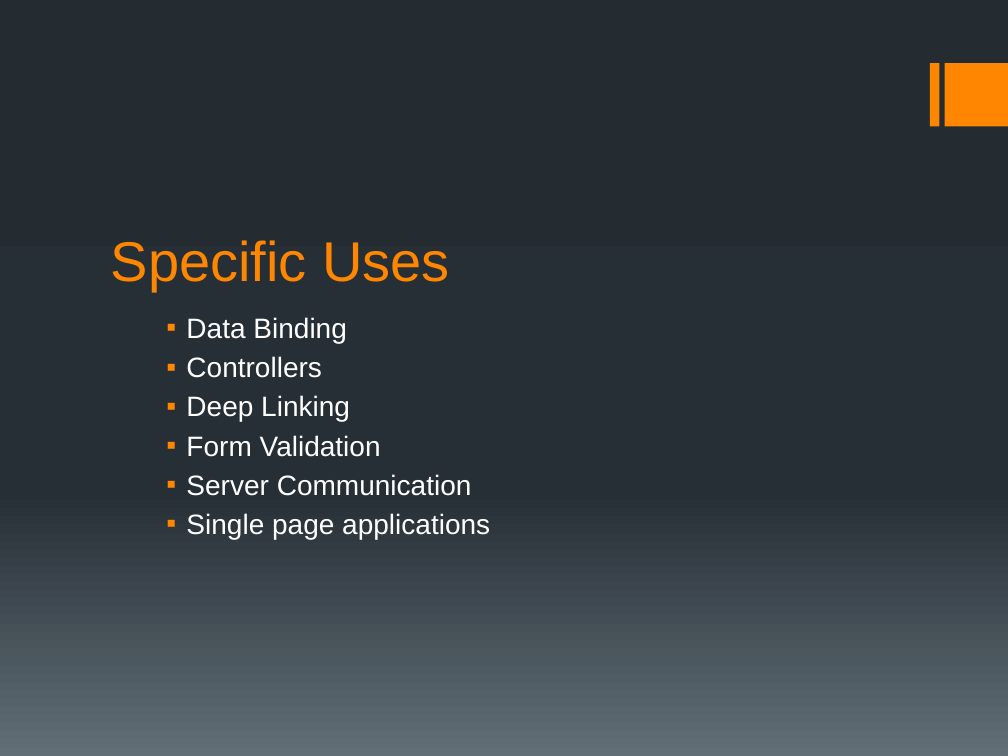
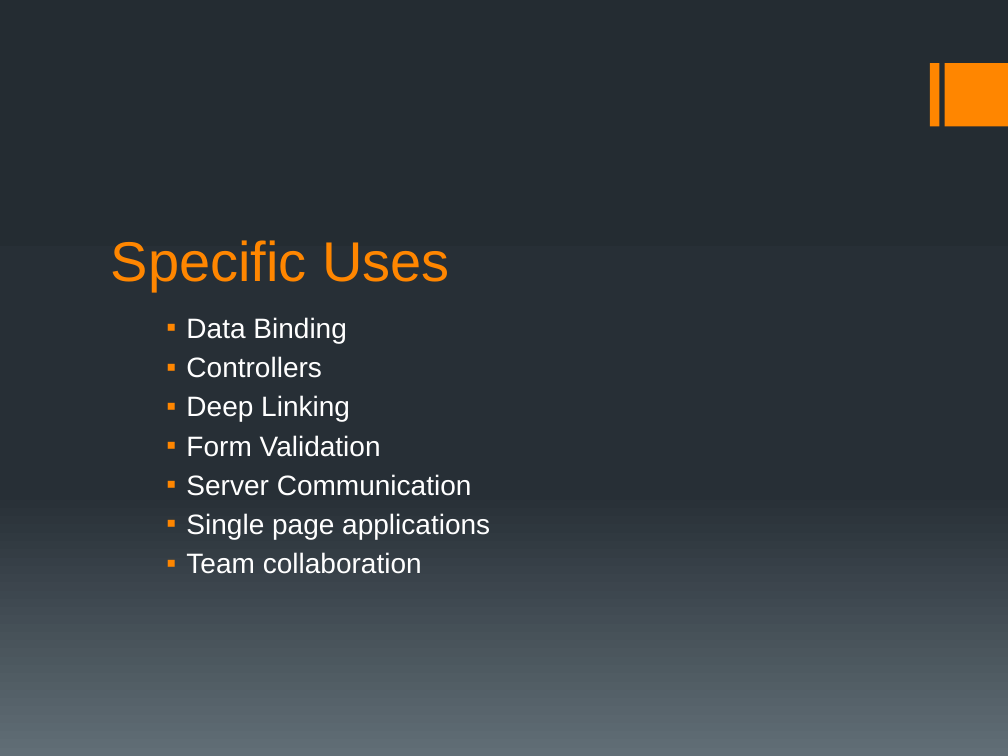
Before and after one commit to motobreath/angular_presentation, a slide deck: slide 4 of angular presentation.pptx. Drawn at 1008x756 pixels with LibreOffice and Linux fonts; fonts in the diff are those of the drawing. Boxes give left, top, right and bottom in pixels: in the first picture for what was removed or moved away, otherwise in the second. Text is boxed around its words. In the diff, an @@ line names an element or a change of style, - is before the commit and + after.

Commit message:
added a slide about team collaboration

```diff
--- a/angular presentation.pptx
+++ b/angular presentation.pptx
@@ text at bbox=[186, 552, 422, 574]: paragraph added @@
+    ▪ Team collaboration
```
Also in this commit, not shown: 3 other slides changed, 2 slides added.
